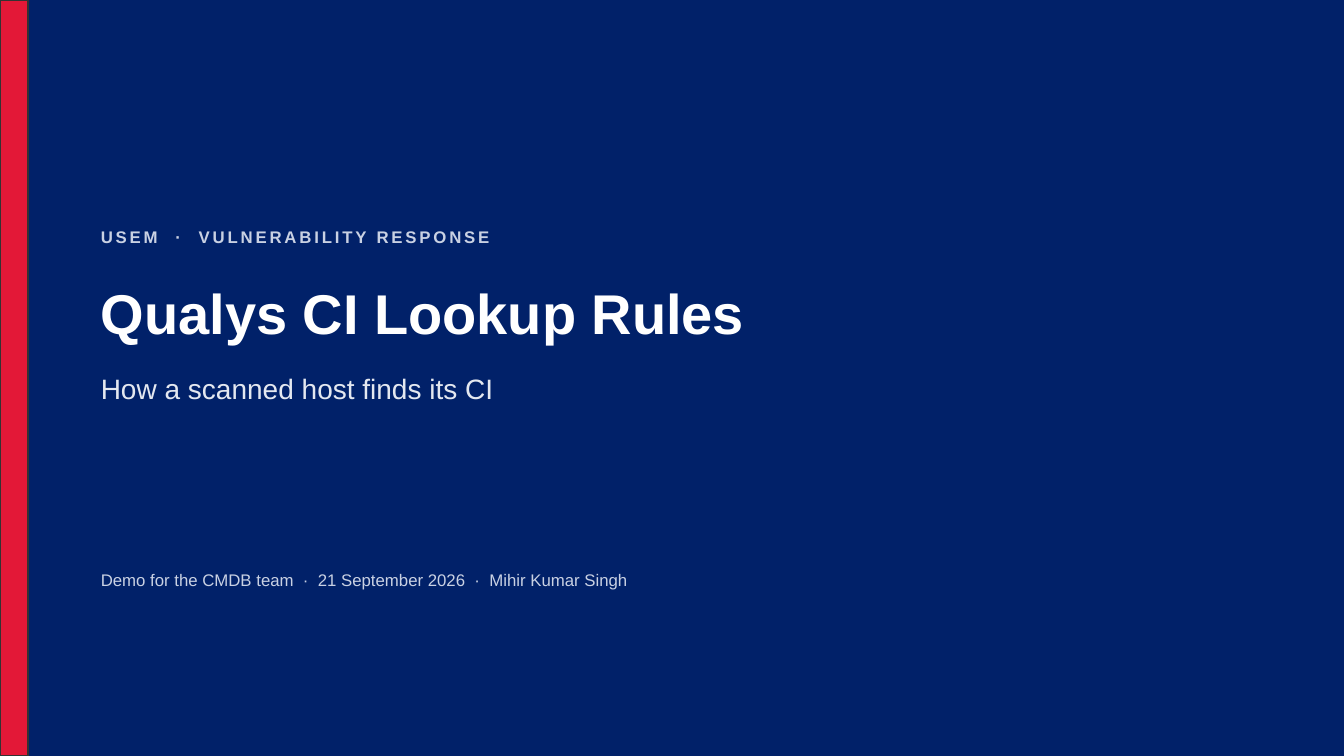
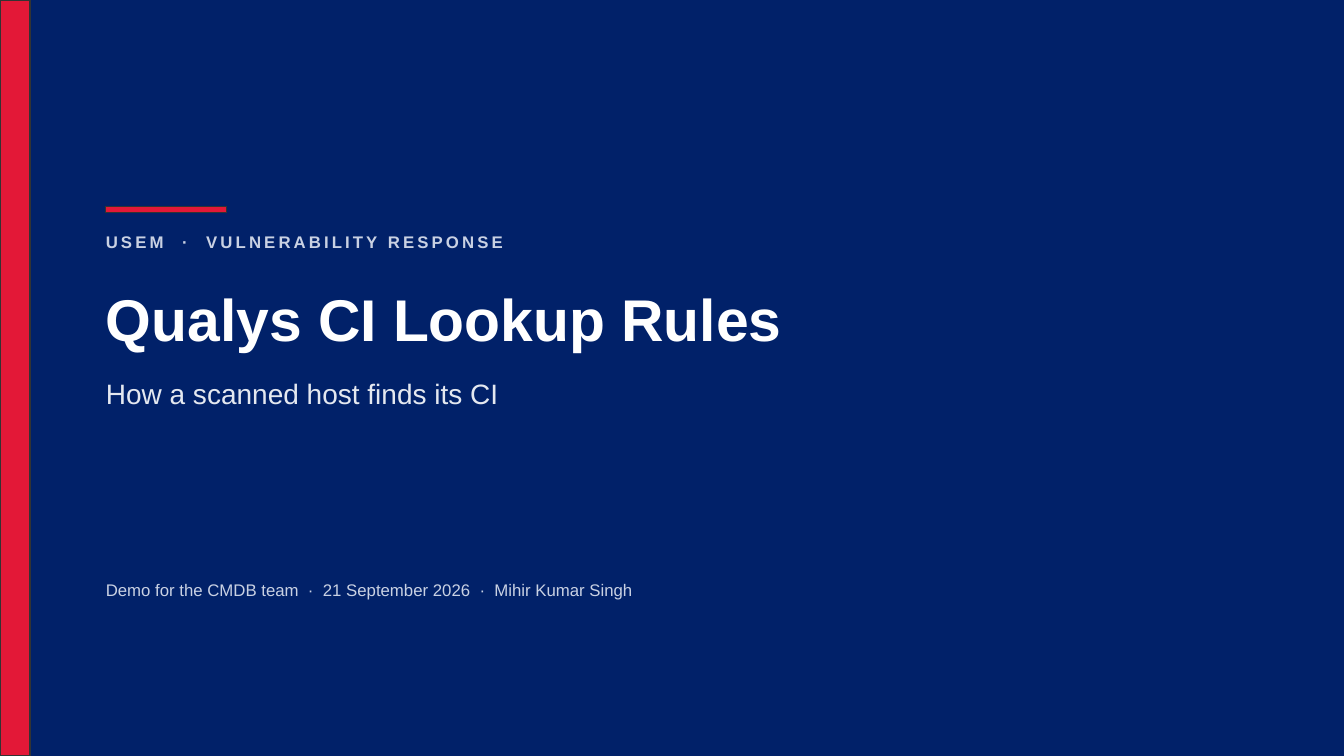
Before and after one commit to singhmihir/py, a slide deck: slide 1 of stories/qualys-ci-lookup-rules/Qualys CI Lookup Rules - CMDB Team Demo.pptx. Drawn at 1344x756 pixels with LibreOffice and Linux fonts; fonts in the diff are those of the drawing. Boxes give left, top, right and bottom in pixels: in the first picture for what was removed or moved away, otherwise in the second. Text is boxed around its words. In the diff, an @@ line names an element or a change of style, - is before the commit and + after.

```diff
--- a/stories/qualys-ci-lookup-rules/Qualys CI Lookup Rules - CMDB Team Demo.pptx
+++ b/stories/qualys-ci-lookup-rules/Qualys CI Lookup Rules - CMDB Team Demo.pptx
@@ rectangle added at [106,207,227,213], fill #E31837, outline #333333 1 pt @@
@@ text "USEM · VULNERABILITY RESPONSE" at [106,236,503,248]: letter spacing 2 to 2.2 pt @@
@@ text "Qualys CI Lookup Rules" at [106,298,781,352]: size 40 to 42 pt @@
@@ text "How a scanned host finds ...": place and size @@
-text "How a scanned host finds ..." at [101,378,493,400]
+text "How a scanned host finds ..." at [106,383,498,405]
@@ text "Demo for the CMDB team ...": place and size @@
-text "Demo for the CMDB team ..." at [101,574,627,590]
+text "Demo for the CMDB team ..." at [106,584,632,600]
```
Also in this commit, not shown: 85 other slides changed, 48 slides added, 3 other files.
